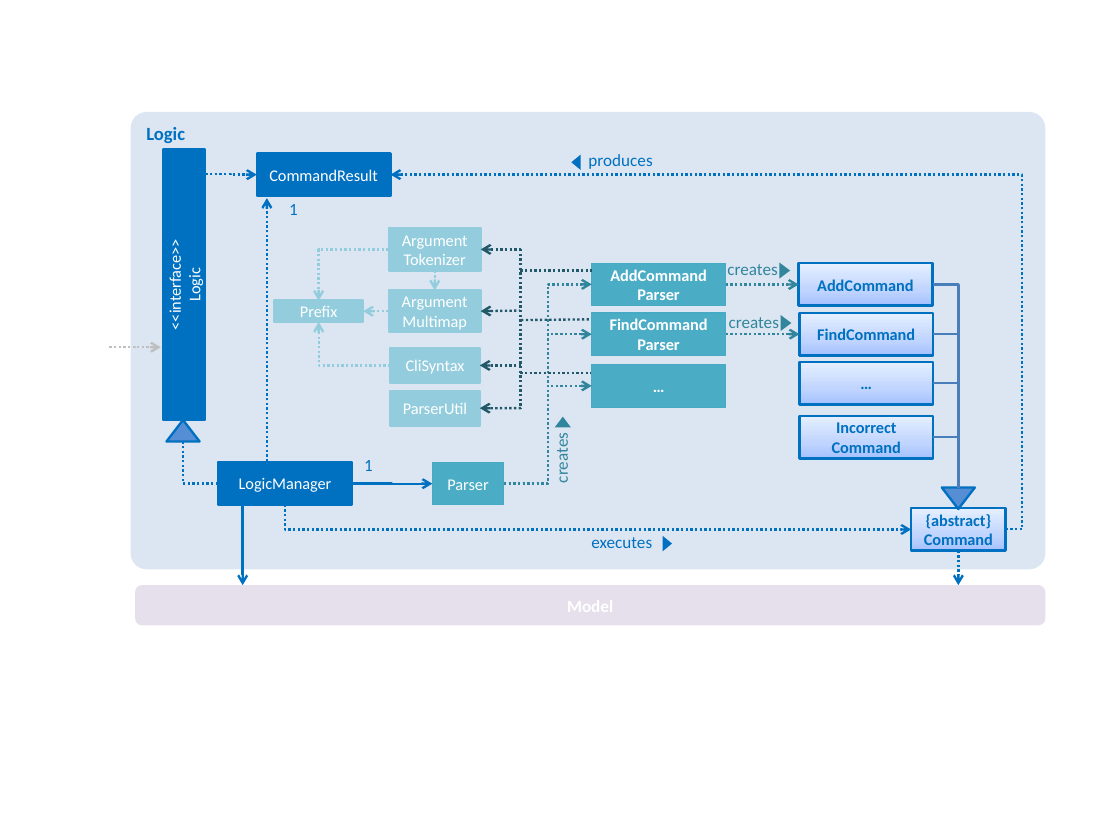
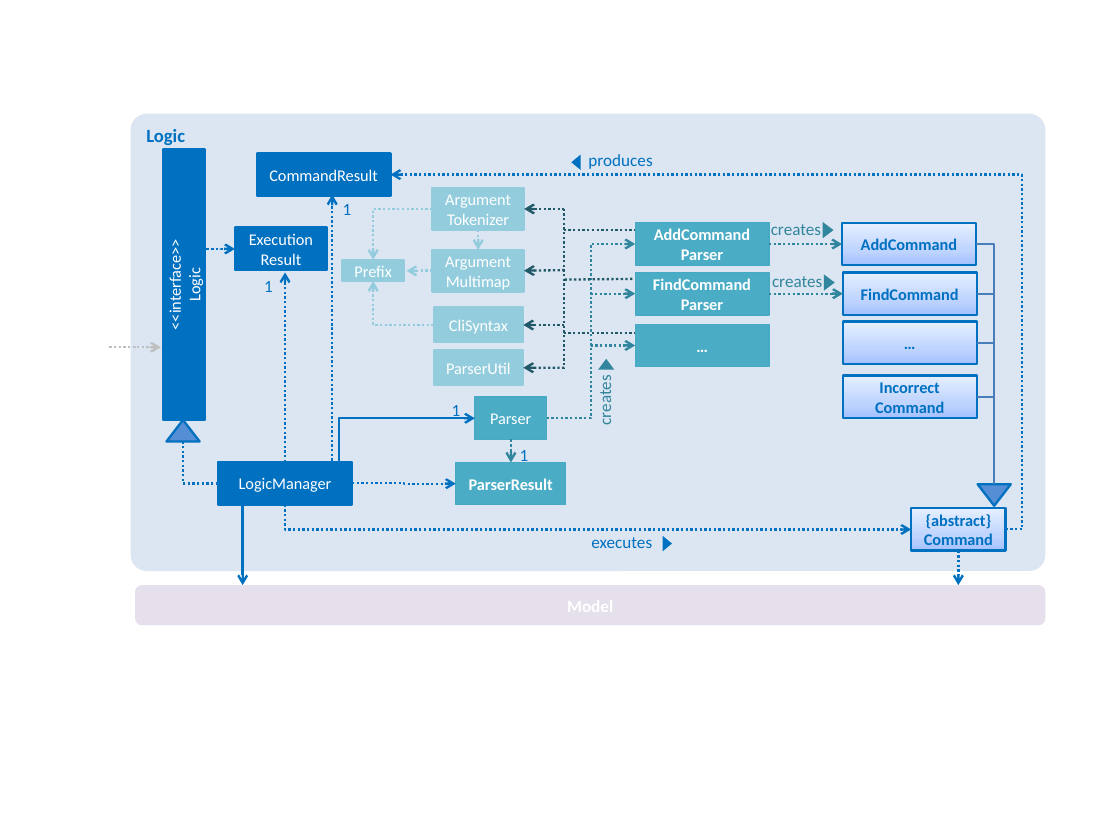
Before and after one commit to se-edu/addressbook-level4, a slide deck: slide 1 of docs/diagrams/LogicComponentClassDiagram.pptx. Drawn at 1120x840 pixels with LibreOffice and Linux fonts; fonts in the diff are those of the drawing. Boxes give left, top, right and bottom in pixels: in the first picture for what was removed or moved away, otherwise in the second. Text is boxed around its words. In the diff, an @@ line names an element or a change of style, - is before the commit and + after.

Commit message:
Update docs to include ParserResult and ExecutionResult

```diff
--- a/docs/diagrams/LogicComponentClassDiagram.pptx
+++ b/docs/diagrams/LogicComponentClassDiagram.pptx
@@ elbow arrow moved from (267, 461) - (267, 198) to (332, 461) - (333, 195) @@
@@ text "1": place and size @@
-text "1" at [289,204,298,215]
+text "1" at [343,204,352,215]
@@ elbow arrow moved from (389, 250) - (319, 300) to (432, 209) - (373, 260) @@
@@ rectangle added at [235,227,327,270], fill #0070C0, outline #0070C0 1.5 pt, 10.5 pt, text #FFFFFF @@
+Execution
+Result
@@ elbow arrow moved from (205, 175) - (256, 175) to (206, 249) - (235, 249) @@
@@ rectangle "Prefix": place and size @@
-rectangle "Prefix" at [274,300,363,321]
+rectangle "Prefix" at [342,260,403,281]
@@ elbow arrow moved from (504, 484) - (591, 284) to (547, 418) - (635, 244) @@
@@ elbow line moved from (959, 487) - (933, 284) to (995, 484) - (976, 244) @@
@@ text added at [264,281,273,292], 11 pt, text #0070C0 @@
+1
@@ elbow arrow added from (286, 463) to (286, 272), #0070C0 1.5 pt dashed @@
@@ elbow arrow moved from (390, 365) - (319, 323) to (433, 325) - (373, 281) @@
@@ elbow arrow moved from (504, 484) - (591, 334) to (547, 418) - (635, 293) @@
@@ 11 rectangles, 4 arrows, 4 elbow arrows, 2 texts, 2 triangles, 1 line: place and size @@
-11 rectangles, 4 arrows, 4 elbow arrows, 2 texts, 2 triangles, 1 line at [363,228,934,458]
+11 rectangles, 4 arrows, 4 elbow arrows, 2 texts, 2 triangles, 1 line at [407,188,978,418]
@@ elbow line moved from (959, 487) - (933, 334) to (995, 484) - (977, 293) @@
@@ elbow arrow moved from (504, 484) - (591, 386) to (547, 418) - (635, 345) @@
@@ 3 lines: place and size @@
-3 lines at [521,249,591,409]
+3 lines at [563,208,635,368]
@@ text "creates": place and size @@
-text "creates" at [552,439,573,482]
+text "creates" at [595,382,616,424]
@@ triangle: place and size @@
-triangle at [554,417,570,428]
+triangle at [598,358,614,370]
@@ elbow line moved from (959, 487) - (933, 383) to (995, 484) - (977, 343) @@
@@ elbow arrow moved from (352, 484) - (432, 484) to (352, 484) - (475, 418) @@
@@ text "1": place and size @@
-text "1" at [364,460,373,471]
+text "1" at [452,405,461,419]
@@ rectangle "Parser": place and size @@
-rectangle "Parser" at [432,463,504,505]
+rectangle "Parser" at [475,398,547,440]
@@ elbow line moved from (959, 487) - (933, 437) to (995, 484) - (977, 396) @@
@@ elbow arrow added from (511, 439) to (511, 463), #31859C 1.5 pt dashed @@
@@ rectangle added at [456,463,566,505], fill #4BACC6, outline #46AAC5 0.75 pt, 10.5 pt, text #FFFFFF, bold @@
+ParserResult
@@ text added at [520,450,529,467], 11 pt, text #0070C0 @@
+1
@@ elbow arrow added from (352, 484) to (456, 484), #0070C0 1.5 pt dashed @@
@@ triangle: place and size @@
-triangle at [942,487,976,508]
+triangle at [978,484,1011,505]
```
Also in this commit, not shown: 4 other files.
